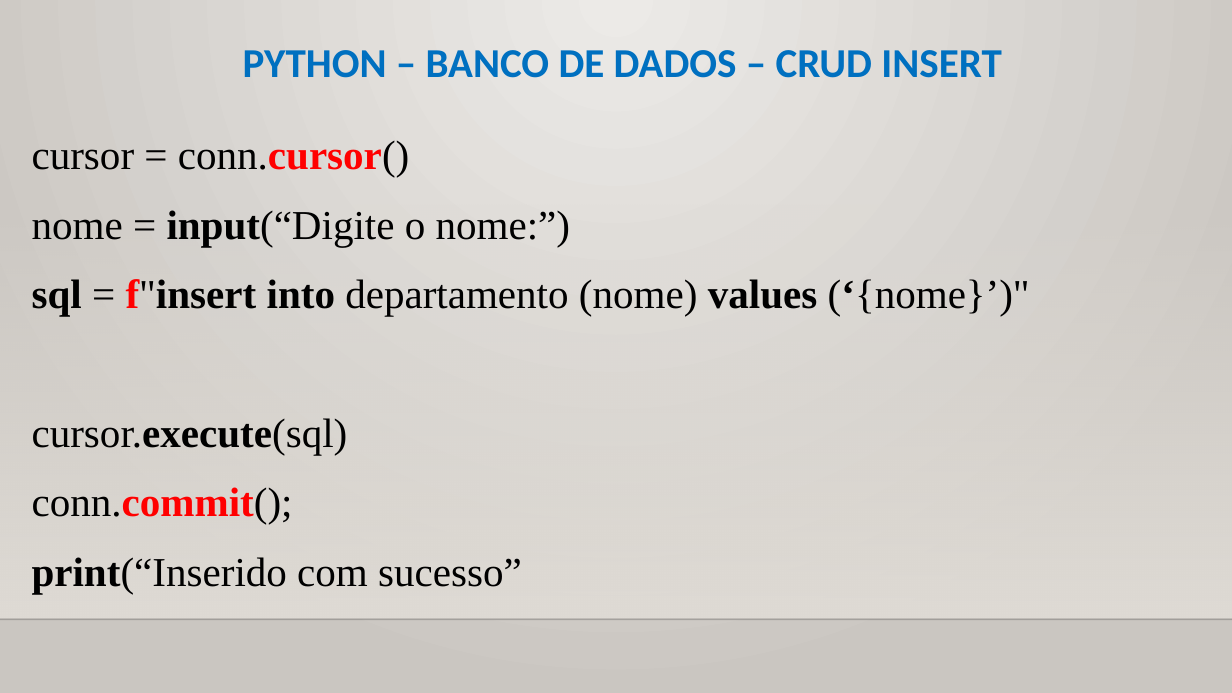
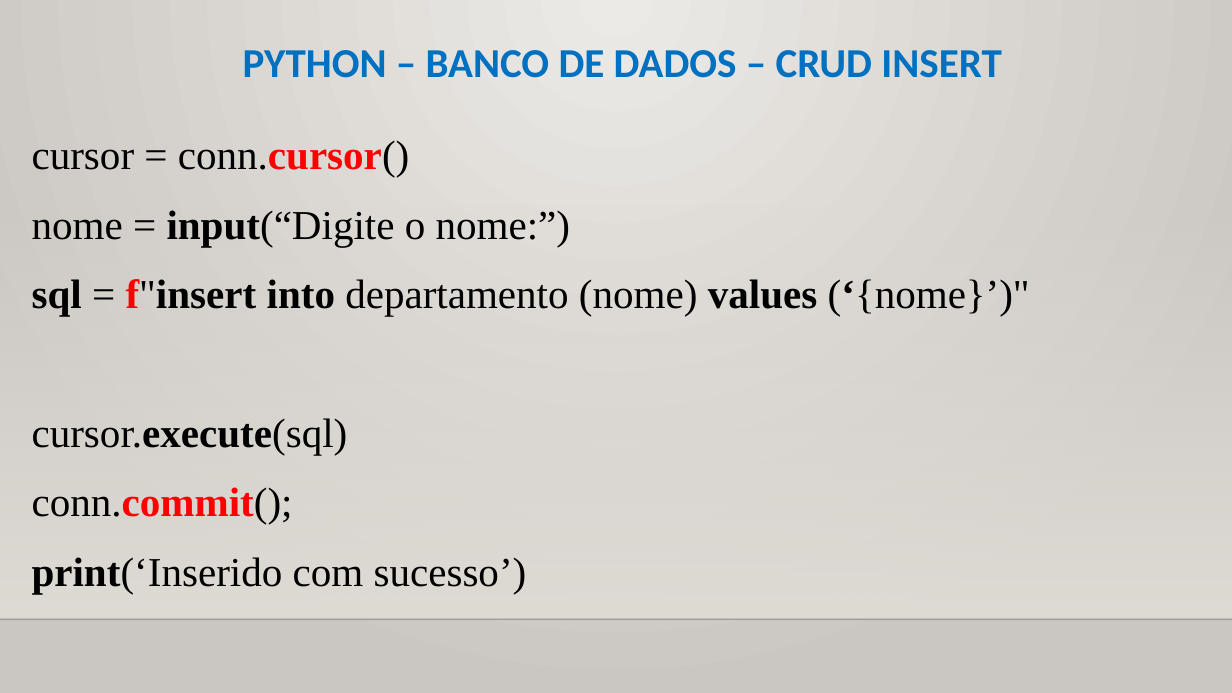
Before and after one commit to CloudEducationBrazil/WydenUniRuyPythonRAD, a slide deck: slide 9 of 01 Classes/Aula 12, 13 RAD Python - Banco de Dados.pptx. Drawn at 1232x693 pixels with LibreOffice and Linux fonts; fonts in the diff are those of the drawing; background and template pictures are left out. Boxes give left, top, right and bottom in pixels: in the first picture for what was removed or moved away, otherwise in the second. Text is boxed around its words. In the diff, an @@ line names an element or a change of style, - is before the commit and + after.

Commit message:
Ajuste Aula Python RAD 29maio2023

```diff
--- a/01 Classes/Aula 12, 13 RAD Python - Banco de Dados.pptx
+++ b/01 Classes/Aula 12, 13 RAD Python - Banco de Dados.pptx
@@ text at box(32, 557, 527, 594): text changed @@
-print(“Inserido com sucesso”
+print(‘Inserido com sucesso’)
```
Also in this commit, not shown: 3 other slides changed.
